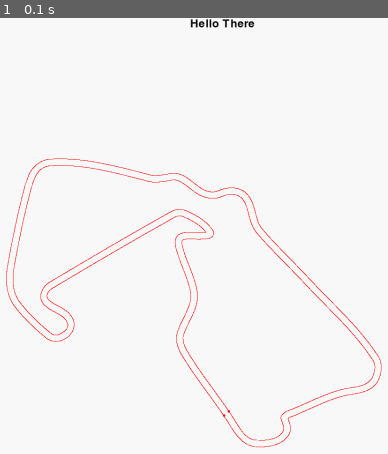
Above: before the commit, frame 1.
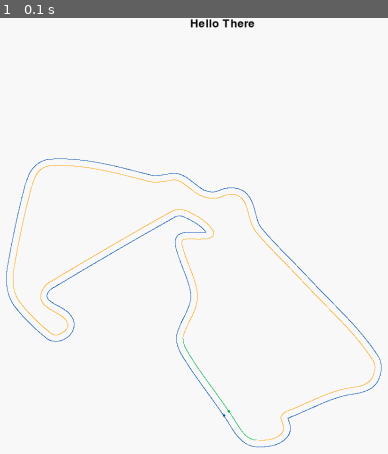
Above: after the commit, the same moment.

Repository: TouchGrass1/Raceing-Line
Game: pygame game, started from pygame window.py
Same seed, same stepped clock (60 frames per second), same inputs: the game is played once before the commit and once after it.
Inputs:
- Up to frame 1 (0.1 s): no input

The runs differ from the first frame. In frame 1, 2.1% of the frame differs, in the area x 1-99%, y 32-99%.

Commit message:
implement flood fill
there was a problem
the boundary pixels weren't always next to each other (including diagonally)
so i had to implement has_neighbor
which then joins the gap by drawing a line

Diff:
--- a/pygame window.py
+++ b/pygame window.py
@@ -1,42 +1,81 @@
 import pygame as pg
 from pygame.locals import *
+from numpy import hypot, sqrt
 
 
-
-white, red, black, orange, green, clear, blue = (255, 255, 255), (255, 0, 0), (0, 0, 0), (255, 165, 0), (0, 180, 75), (0, 0, 0, 0), (0, 120, 215)
+white, red, black, orange, green, clear, blue = (255, 255, 255), (255, 0, 0), (0, 0, 0), (255, 165, 0), (0, 180, 75), (0, 0, 0, 0), (0, 81, 186)
 
 
-def candidate_neighbors(node):
-    return ((node[0]-1, node[1]-1), (node[0]-1, node[1]), (node[0]-1, node[1]+1), (node[0], node[1]-1),
-            (node[0], node[1]+1), (node[0]+1, node[1]-1), (node[0]+1, node[1]), (node[0]+1, node[1]+1))
+def candidate_neighbors(node, size = 3):
+    nodes = []
+    for i in range(size):
+        for j in range(size):
+            nodes.append((node[0]+i-int(size/2), node[1]+j-int(size/2)))
+    return (nodes)
 
 def colour_track_boundaries(image, height, width):
         for y in range (height): #first does vertical side, then changes the order to do horizontal
             for x in range (width):
-                if pg.Surface.get_at(image, (x, y))[3] == 0:
-                     continue
-                elif pg.Surface.get_at(image, (x, y)) == blue or pg.Surface.get_at(image, (x, y)) == green: # 2 dots of blue to signify start
-                     start = [x , y]
-                     continue
-                elif pg.Surface.get_at(image, (x, y)) == black:
-                        pg.Surface.set_at(image, (x, y), clear)
+                if pg.Surface.get_at(image, (x, y))[3] == 0: #or pg.Surface.get_at(image, (x, y)) == black:
+                    continue
+                elif pg.Surface.get_at(image, (x, y)) == black: #for debug
+                    pg.Surface.set_at(image, (x, y), clear)
+                elif pg.Surface.get_at(image, (x, y)) == blue : # 2 dots of blue to signify start
+                    start_blue = [x , y]
+                    continue
+                elif pg.Surface.get_at(image, (x, y)) == green:
+                    start_green = [x , y]
+                    continue
                 else:
-                    pg.Surface.set_at(image, (x, y), red) #change all rest to orange cuz mclaren and show that its been checked
-        differentiate_track_boundaries(image, height, width)
+                    pg.Surface.set_at(image, (x, y), orange) #change all rest to orange cuz mclaren and show that its been checked
+        flood_fill(image, start_blue, start_green)
 
-def differentiate_track_boundaries(image, height, width):
-    outer_boundary = set()
-    inner_boundary = set()
-    for y in range (height): # the error with this method is that it only passes each pixel once, if its neighbor changes colour, but it has already been passed, it wont be changed, so should start with blue/ green dots and then work outwards using new tenchnique called flood fille
-        for x in range (width):
-            if pg.Surface.get_at(image, (x, y))[3] == orange:
-                for neighbor in candidate_neighbors((x, y)):
-                    if pg.Surface.get_at(image, neighbor) == blue:
-                        pg.Surface.set_at(image, (x, y), blue)
-                        outer_boundary.add((x, y))
-                    elif pg.Surface.get_at(image, neighbor) == green:
-                        pg.Surface.set_at(image, (x, y), green)
-                        inner_boundary.add((x, y))
+
+
+def flood_fill(image, start_blue, start_green):
+    blue_set = set()
+    green_set = set()
+    blue_set.add((start_blue[0], start_blue[1]))
+    green_set.add((start_green[0], start_green[1]))
+    outer_list = list()
+    inner_list = list()
+
+    while len(blue_set) > 0:
+        #outer_list = outer_list.union(blue_set)
+        has_neighbor = False
+        node = blue_set.pop()
+        pg.Surface.set_at(image, (node[0], node[1]), blue)
+        neighbors = candidate_neighbors(node)
+        for neighbor in neighbors:
+            for n in neighbor:
+                if neighbor[0] < 0 or neighbor[1] < 0 or neighbor[0] >= image.get_width() or neighbor[1] >= image.get_height():
+                    continue
+                elif pg.Surface.get_at(image, (neighbor[0], neighbor[1])) == orange:
+                    blue_set.add((neighbor[0], neighbor[1]))
+                    has_neighbor = True
+        if not has_neighbor: #if there is a gap then fill in gap with a line
+            neighbors = candidate_neighbors(node, size= 5)
+            for neighbor in neighbors:
+                for n in neighbor:
+                    if neighbor[0] < 0 or neighbor[1] < 0 or neighbor[0] >= image.get_width() or neighbor[1] >= image.get_height():
+                        continue
+                    elif pg.Surface.get_at(image, (neighbor[0], neighbor[1])) == orange:
+                        blue_set.add((neighbor[0], neighbor[1]))
+                        pg.draw.line(image, blue, (node[0], node[1]), (neighbor[0], neighbor[1]), 1)
+                        has_neighbor = True
+
+
+
+
+    while len(green_set) > 0:
+        #inner_list = inner_list.union(blue_set)
+        node = green_set.pop()
+        pg.Surface.set_at(image, (node[0], node[1]), green)
+        neighbors = candidate_neighbors(node)
+        for neighbor in neighbors:
+            if pg.Surface.get_at(image, (neighbor[0], neighbor[1])) == orange:
+                green_set.add((neighbor[0], neighbor[1]))
+
 
 
 
